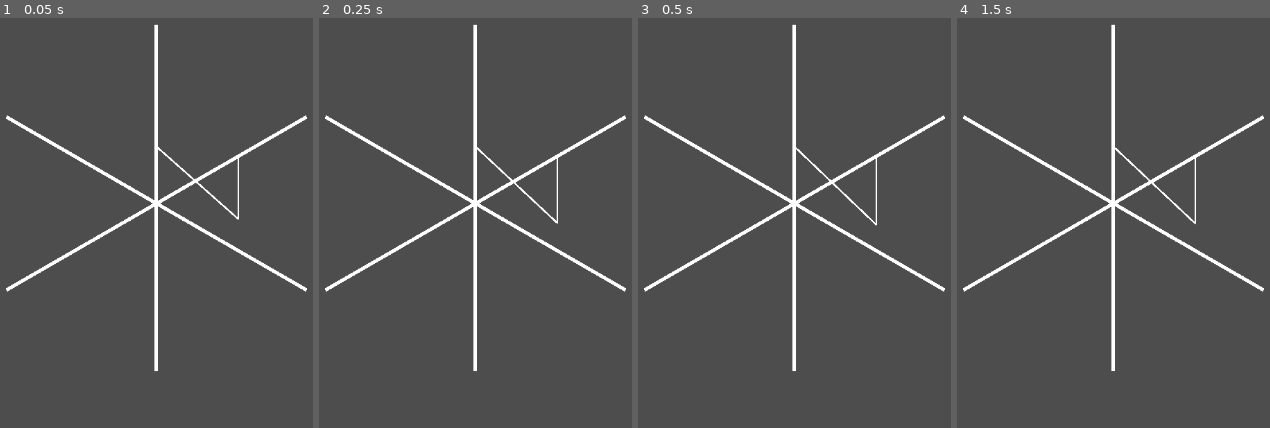
Above: before the commit, frames 1-4 (left to right).
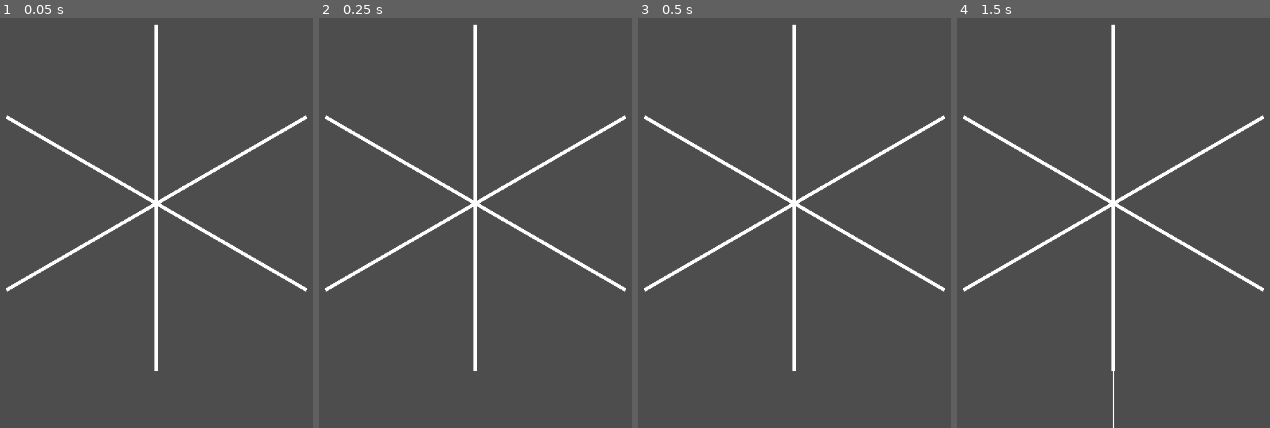
Above: after the commit, the same moments.

Repository: Ofir160/Itsy-Bitsy-Spider-Repository
Game: Godot game, scene res://Scenes/level_1.tscn
Same seed, same stepped clock (60 frames per second), same inputs: the game is played once before the commit and once after it.
Inputs:
- Up to frame 1 (0.05 s): no input
- Up to frame 2 (0.25 s): no input
- Up to frame 3 (0.5 s): no input
- Up to frame 4 (1.5 s): no input

The runs differ from the first frame. In frame 1, 0.3% of the frame differs, in the area x 50-77%, y 31-50%; in frame 2, 0.3%; in frame 3, 0.3%; in frame 4, 0.3%, in the area x 49-77%, y 31-100%.
Error after the commit: Invalid assignment of property or key 'node_a' with value of type 'NodePath' on a base object of type 'null instance'. (res://Scripts/thread.gd:19)

Commit message:
bad change

Diff:
--- a/Scenes/level_1.tscn
+++ b/Scenes/level_1.tscn
@@ -28,13 +28,13 @@
 points = PackedVector2Array(0, -250, 0, 250)
 
 [node name="StaticBody2D" type="StaticBody2D" parent="."]
-position = Vector2(118, -68)
+position = Vector2(280, -64)
 
 [node name="CollisionShape2D" type="CollisionShape2D" parent="StaticBody2D"]
 shape = SubResource("CircleShape2D_8ffim")
 
 [node name="StaticBody2D2" type="StaticBody2D" parent="."]
-position = Vector2(-1, -83)
+position = Vector2(133, -61)
 
 [node name="CollisionShape2D" type="CollisionShape2D" parent="StaticBody2D2"]
 shape = SubResource("CircleShape2D_xfk5q")
--- a/Scenes/thread.tscn
+++ b/Scenes/thread.tscn
@@ -3,110 +3,38 @@
 [ext_resource type="Script" uid="uid://ecqo8o74xdty" path="res://Scripts/thread.gd" id="1_kjoau"]
 [ext_resource type="PackedScene" uid="uid://c6id13qu7pjt5" path="res://Scenes/thread_segment.tscn" id="2_jmrop"]
 
-[node name="thread" type="Line2D" node_paths=PackedStringArray("physics_bodies")]
+[node name="thread" type="Line2D" node_paths=PackedStringArray("rigidbodies", "joints")]
 points = PackedVector2Array(0, 0, 0, 0, 0, 0, 0, 0, 0, 0, 0, 0, 0, 0, 0, 0, 0, 0, 0, 0, 0, 0, 0, 0)
 width = 2.5
 script = ExtResource("1_kjoau")
-physics_bodies = [NodePath("ThreadSegment"), NodePath("ThreadSegment2"), NodePath("ThreadSegment3"), NodePath("ThreadSegment4"), NodePath("ThreadSegment5"), NodePath("ThreadSegment6"), NodePath("ThreadSegment7"), NodePath("ThreadSegment8"), NodePath("ThreadSegment9"), NodePath("ThreadSegment10")]
+rigidbodies = [NodePath("ThreadSegment"), NodePath("ThreadSegment2"), NodePath("ThreadSegment3"), NodePath("ThreadSegment4"), NodePath("ThreadSegment5"), NodePath("ThreadSegment6"), NodePath("ThreadSegment7"), NodePath("ThreadSegment8"), NodePath("ThreadSegment9"), NodePath("ThreadSegment10")]
+joints = [NodePath(""), NodePath(""), NodePath(""), NodePath(""), NodePath(""), NodePath(""), NodePath(""), NodePath(""), NodePath(""), NodePath(""), NodePath("")]
 
 [node name="ThreadSegment" parent="." instance=ExtResource("2_jmrop")]
-collision_mask = 0
 
 [node name="ThreadSegment2" parent="." instance=ExtResource("2_jmrop")]
 position = Vector2(0, 10)
-collision_mask = 0
 
 [node name="ThreadSegment3" parent="." instance=ExtResource("2_jmrop")]
 position = Vector2(0, 20)
-collision_mask = 0
 
 [node name="ThreadSegment4" parent="." instance=ExtResource("2_jmrop")]
 position = Vector2(0, 30)
-collision_mask = 0
 
 [node name="ThreadSegment5" parent="." instance=ExtResource("2_jmrop")]
 position = Vector2(0, 40)
-collision_mask = 0
 
 [node name="ThreadSegment6" parent="." instance=ExtResource("2_jmrop")]
 position = Vector2(0, 50)
-collision_mask = 0
 
 [node name="ThreadSegment7" parent="." instance=ExtResource("2_jmrop")]
 position = Vector2(0, 60)
-collision_mask = 0
 
 [node name="ThreadSegment8" parent="." instance=ExtResource("2_jmrop")]
 position = Vector2(0, 70)
-collision_mask = 0
 
 [node name="ThreadSegment9" parent="." instance=ExtResource("2_jmrop")]
 position = Vector2(0, 80)
-collision_mask = 0
 
 [node name="ThreadSegment10" parent="." instance=ExtResource("2_jmrop")]
 position = Vector2(0, 90)
-collision_mask = 0
-
-[node name="PinJoint2D" type="PinJoint2D" parent="."]
-node_b = NodePath("../ThreadSegment")
-softness = 1.0
-
-[node name="PinJoint2D2" type="PinJoint2D" parent="."]
-position = Vector2(0, 10)
-node_a = NodePath("../ThreadSegment")
-node_b = NodePath("../ThreadSegment2")
-softness = 1.0
-
-[node name="PinJoint2D3" type="PinJoint2D" parent="."]
-position = Vector2(0, 20)
-node_a = NodePath("../ThreadSegment2")
-node_b = NodePath("../ThreadSegment3")
-softness = 1.0
-
-[node name="PinJoint2D4" type="PinJoint2D" parent="."]
-position = Vector2(0, 30)
-node_a = NodePath("../ThreadSegment3")
-node_b = NodePath("../ThreadSegment4")
-softness = 1.0
-
-[node name="PinJoint2D5" type="PinJoint2D" parent="."]
-position = Vector2(0, 40)
-node_a = NodePath("../ThreadSegment4")
-node_b = NodePath("../ThreadSegment5")
-softness = 1.0
-
-[node name="PinJoint2D6" type="PinJoint2D" parent="."]
-position = Vector2(0, 50)
-node_a = NodePath("../ThreadSegment5")
-node_b = NodePath("../ThreadSegment6")
-softness = 1.0
-
-[node name="PinJoint2D7" type="PinJoint2D" parent="."]
-position = Vector2(0, 60)
-node_a = NodePath("../ThreadSegment6")
-node_b = NodePath("../ThreadSegment7")
-softness = 1.0
-
-[node name="PinJoint2D8" type="PinJoint2D" parent="."]
-position = Vector2(0, 70)
-node_a = NodePath("../ThreadSegment7")
-node_b = NodePath("../ThreadSegment8")
-softness = 1.0
-
-[node name="PinJoint2D9" type="PinJoint2D" parent="."]
-position = Vector2(0, 80)
-node_a = NodePath("../ThreadSegment8")
-node_b = NodePath("../ThreadSegment9")
-softness = 1.0
-
-[node name="PinJoint2D10" type="PinJoint2D" parent="."]
-position = Vector2(0, 90)
-node_a = NodePath("../ThreadSegment9")
-node_b = NodePath("../ThreadSegment10")
-softness = 1.0
-
-[node name="PinJoint2D11" type="PinJoint2D" parent="."]
-position = Vector2(0, 100)
-node_a = NodePath("../ThreadSegment10")
-softness = 1.0
--- a/Scenes/thread_segment.tscn
+++ b/Scenes/thread_segment.tscn
@@ -3,6 +3,7 @@
 [sub_resource type="SegmentShape2D" id="SegmentShape2D_cwyq1"]
 
 [node name="ThreadSegment" type="RigidBody2D"]
+collision_mask = 0
 
 [node name="CollisionShape2D" type="CollisionShape2D" parent="."]
 shape = SubResource("SegmentShape2D_cwyq1")
--- a/Scripts/thread.gd
+++ b/Scripts/thread.gd
@@ -9,21 +9,38 @@
 @onready var pin_joint_2d: PinJoint2D = $PinJoint2D
 @onready var pin_joint_2d_11: PinJoint2D = $PinJoint2D11
 
-@export var physics_bodies : Array[RigidBody2D] = []
+@export var rigidbodies : Array[RigidBody2D] = []
+@export var joints : Array[PinJoint2D] = []
+
+var length : float
+var angle : float
 
 func _ready() -> void:
 	pin_joint_2d.node_a = NodeA.get_path()
 	pin_joint_2d_11.node_b = NodeB.get_path()
-	points[0].x = NodeA.global_position.x
-	points[0].y = NodeA.global_position.y
-	points[11].x = NodeB.global_position.x
-	points[11].y = NodeB.global_position.y
+	points[0].x = NodeA.position.x
+	points[0].y = NodeA.position.y
+	points[11].x = NodeB.position.x
+	points[11].y = NodeB.position.y
+	length = (NodeA.position - NodeB.position).length()
+	var offset : Vector2 = NodeB.position - NodeA.position
+	if NodeA.position.y > NodeB.position.y:
+		angle = 180 - atan(offset.x / offset.y) * 180.0 / PI
+	else:
+		angle = -atan(offset.x / offset.y) * 180.0 / PI
+	if angle < 0:
+		angle += 360
+	#print(angle)
+	for joint in joints:
+		joint.global_position += NodeA.position
+		print(joint.global_position)
+		#print(joint.global_position)
+	for rigidbody in rigidbodies:
+		rigidbody.global_position += NodeA.position
 
 func _physics_process(delta: float) -> void:
-
-	print(physics_bodies[0].linear_velocity)
 	for i in range(0, 10):
-		var body = physics_bodies[i]
-		points[i + 1].x = body.global_position.x + NodeA.position.x
-		#print(body.linear_velocity)
-		points[i + 1].y = body.global_position.y + NodeA.position.y
+		var body = rigidbodies[i]
+		points[i + 1].x = body.global_position.x
+		points[i + 1].y = body.global_position.y
+#func rotate_vector(input : Vector2, angle : float) -> Vector2:
